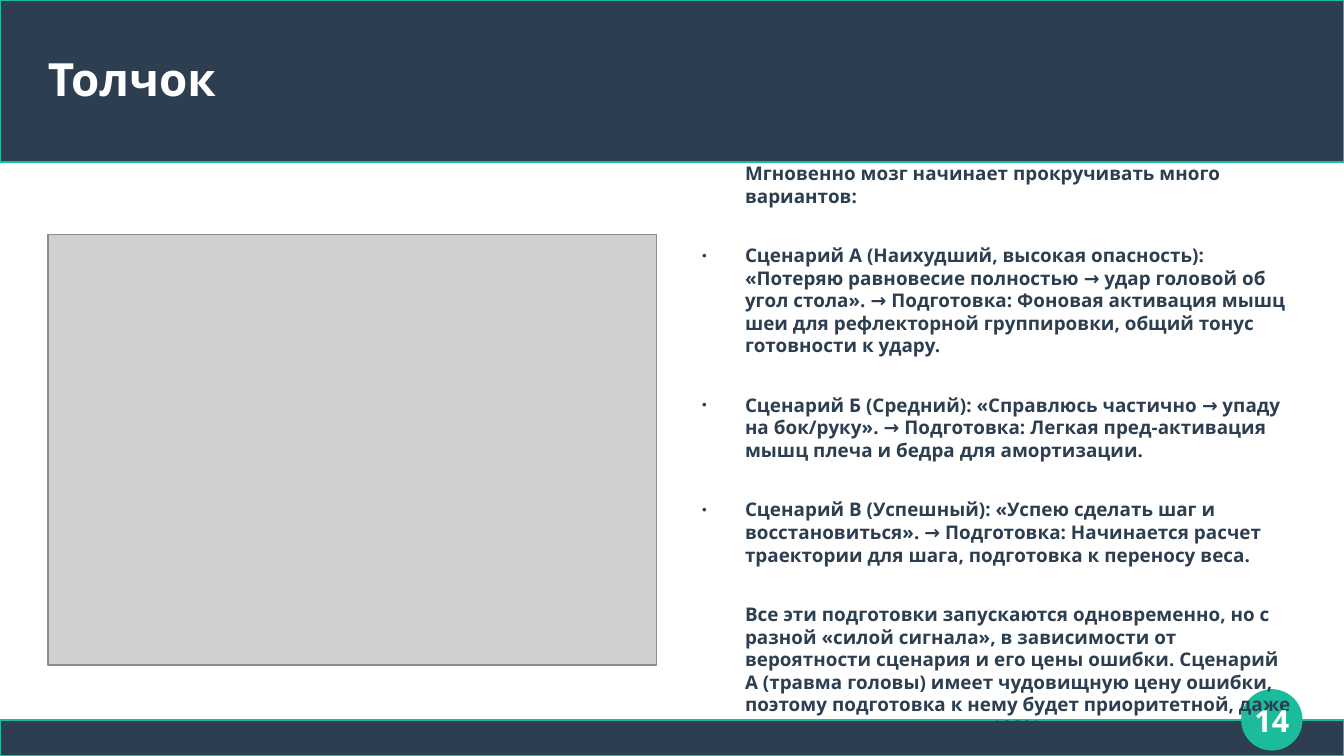
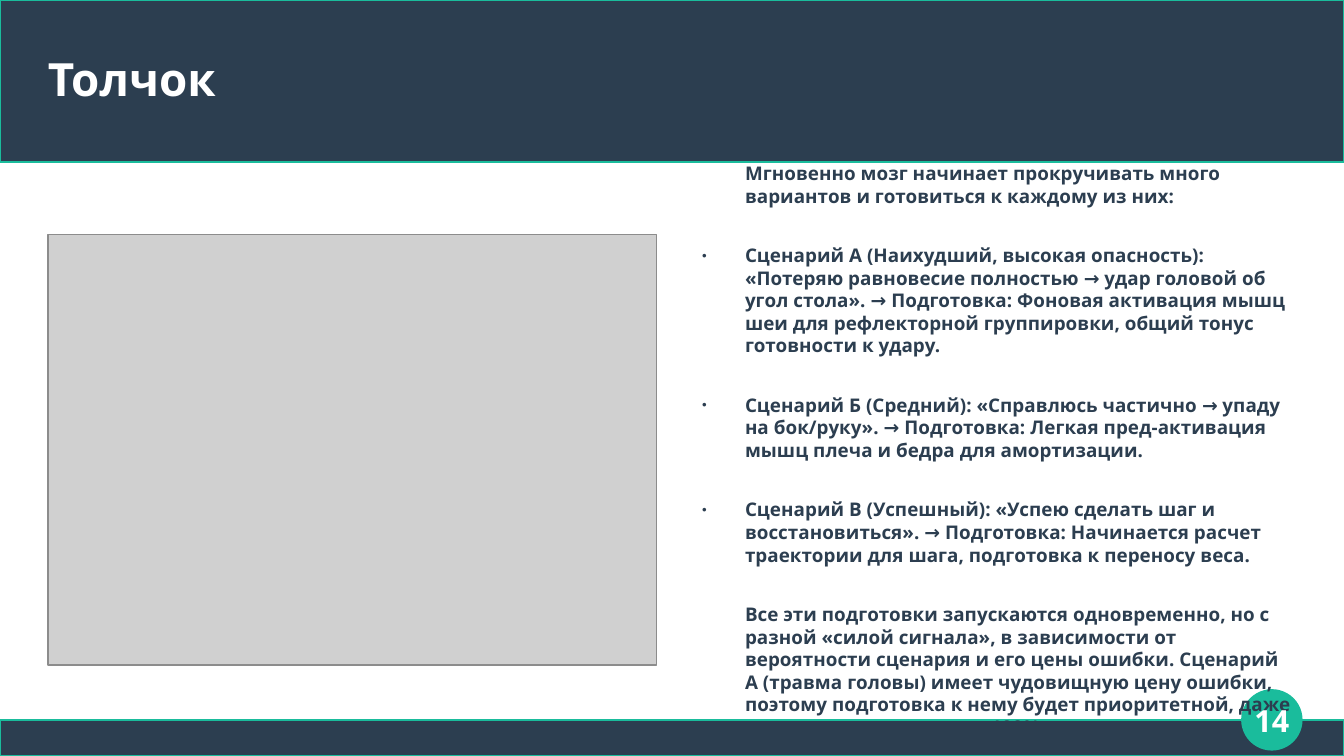
Before and after one commit to Chularev/articles, a slide deck: slide 14 of Psychology/4. аллостаз.odp. Drawn at 1344x756 pixels with LibreOffice and Linux fonts; fonts in the diff are those of the drawing; grey boxes stand for pictures. Boxes give left, top, right and bottom in pixels: in the first picture for what was removed or moved away, otherwise in the second. Text is boxed around its words. In the diff, an @@ line names an element or a change of style, - is before the commit and + after.

```diff
--- a/Psychology/4. аллостаз.odp
+++ b/Psychology/4. аллостаз.odp
@@ text at (745,162,1220,208): text changed @@
-Мгновенно мозг начинает прокручивать много вариантов:
+Мгновенно мозг начинает прокручивать много вариантов и готовиться к каждому из них:
```
Also in this commit, not shown: 3 slides added, 2 other files.
